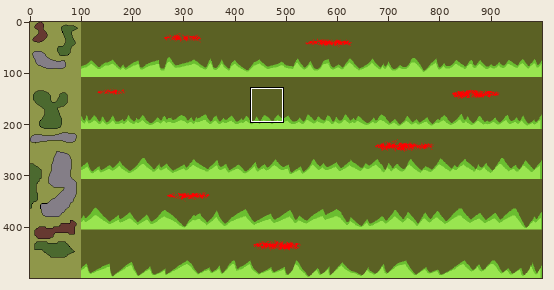
One commit to this pixel-art file: assets/images/game_background/background-1.aseprite. Above, an overview of the earlier version with the close-up marked.
Close-up. Earlier state:
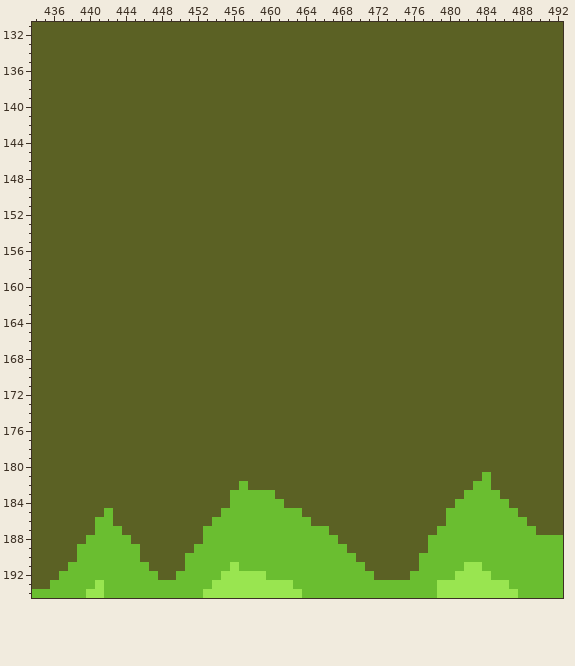
1000x500 pixels, 1 frame. Shown: x 434..492, y 131..194. The commit also changed other parts of the picture, which this record leaves out.
And afterwards:
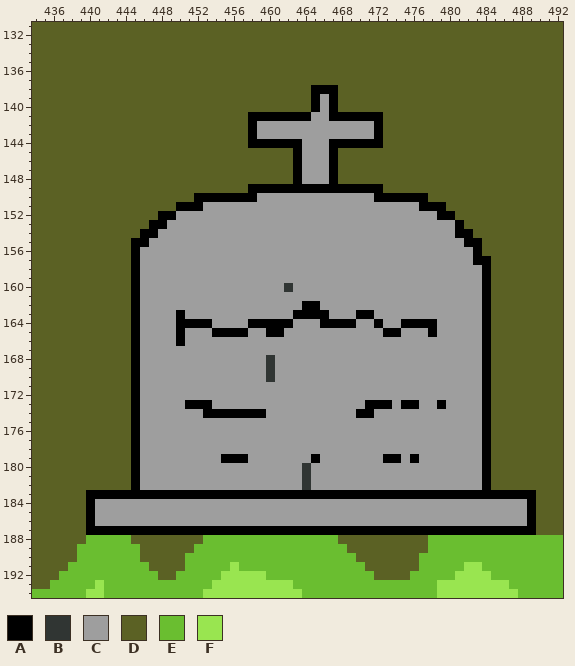
Palette (. is transparent): A #000000  B #303533  C #9e9e9e  D #5b6124  E #6abe30  F #99e550
Diff:
layer "tombstone #3" added
layer "tombstone #4" added
Layer "tombstone #4":
y 138: x 465..467 DDD -> AAA
y 139..140: x 465..467 DDD -> ACA
y 141: x 458..472 DDDDDDDDDDDDDDD -> AAAAAAACCAAAAAA
y 142..143: x 458..472 DDDDDDDDDDDDDDD -> ACCCCCCCCCCCCCA
y 144: x 458..472 DDDDDDDDDDDDDDD -> AAAAAACCCAAAAAA
y 145..148: x 463..467 DDDDD -> ACCCA
y 149: x 458..472 DDDDDDDDDDDDDDD -> AAAAAAAAAAAAAAA
y 150: x 452..477 DDDDDDDDDDDDDDDDDDDDDDDDDD -> AAAAAAACCCCCCCCCCCCCAAAAAA
y 151: x 450..479 DDDDDDDDDDDDDDDDDDDDDDDDDDDDDD -> AAACCCCCCCCCCCCCCCCCCCCCCCCAAA
y 152: x 448..480 DDDDDDDDDDDDDDDDDDDDDDDDDDDDDDDDD -> AACCCCCCCCCCCCCCCCCCCCCCCCCCCCCAA
y 153: x 447..481 DDDDDDDDDDDDDDDDDDDDDDDDDDDDDDDDDDD -> AACCCCCCCCCCCCCCCCCCCCCCCCCCCCCCCCA
y 154: x 446..482 DDDDDDDDDDDDDDDDDDDDDDDDDDDDDDDDDDDDD -> AACCCCCCCCCCCCCCCCCCCCCCCCCCCCCCCCCAA
y 155: x 445..483 DDDDDDDDDDDDDDDDDDDDDDDDDDDDDDDDDDDDDDD -> AACCCCCCCCCCCCCCCCCCCCCCCCCCCCCCCCCCCAA
y 156: x 445..483 DDDDDDDDDDDDDDDDDDDDDDDDDDDDDDDDDDDDDDD -> ACCCCCCCCCCCCCCCCCCCCCCCCCCCCCCCCCCCCCA
y 157: x 445..484 DDDDDDDDDDDDDDDDDDDDDDDDDDDDDDDDDDDDDDDD -> ACCCCCCCCCCCCCCCCCCCCCCCCCCCCCCCCCCCCCAA
y 158..159: x 445..484 DDDDDDDDDDDDDDDDDDDDDDDDDDDDDDDDDDDDDDDD -> ACCCCCCCCCCCCCCCCCCCCCCCCCCCCCCCCCCCCCCA
y 160: x 445..484 DDDDDDDDDDDDDDDDDDDDDDDDDDDDDDDDDDDDDDDD -> ACCCCCCCCCCCCCCCCBCCCCCCCCCCCCCCCCCCCCCA
y 161: x 445..484 DDDDDDDDDDDDDDDDDDDDDDDDDDDDDDDDDDDDDDDD -> ACCCCCCCCCCCCCCCCCCCCCCCCCCCCCCCCCCCCCCA
y 162: x 445..484 DDDDDDDDDDDDDDDDDDDDDDDDDDDDDDDDDDDDDDDD -> ACCCCCCCCCCCCCCCCCCAACCCCCCCCCCCCCCCCCCA
y 163: x 445..484 DDDDDDDDDDDDDDDDDDDDDDDDDDDDDDDDDDDDDDDD -> ACCCCACCCCCCCCCCCCAAAACCCAACCCCCCCCCCCCA
y 164: x 445..484 DDDDDDDDDDDDDDDDDDDDDDDDDDDDDDDDDDDDDDDD -> ACCCCAAAACCCCAAAAACCCAAAACCACCAAAACCCCCA
y 165: x 445..484 DDDDDDDDDDDDDDDDDDDDDDDDDDDDDDDDDDDDDDDD -> ACCCCACCCAAAACCAACCCCCCCCCCCAACCCACCCCCA
y 166: x 445..484 DDDDDDDDDDDDDDDDDDDDDDDDDDDDDDDDDDDDDDDD -> ACCCCACCCCCCCCCCCCCCCCCCCCCCCCCCCCCCCCCA
y 167: x 445..484 DDDDDDDDDDDDDDDDDDDDDDDDDDDDDDDDDDDDDDDD -> ACCCCCCCCCCCCCCCCCCCCCCCCCCCCCCCCCCCCCCA
y 168..170: x 445..484 DDDDDDDDDDDDDDDDDDDDDDDDDDDDDDDDDDDDDDDD -> ACCCCCCCCCCCCCCBCCCCCCCCCCCCCCCCCCCCCCCA
y 171..172: x 445..484 DDDDDDDDDDDDDDDDDDDDDDDDDDDDDDDDDDDDDDDD -> ACCCCCCCCCCCCCCCCCCCCCCCCCCCCCCCCCCCCCCA
y 173: x 445..484 DDDDDDDDDDDDDDDDDDDDDDDDDDDDDDDDDDDDDDDD -> ACCCCCAAACCCCCCCCCCCCCCCCCAAACAACCACCCCA
y 174: x 445..484 DDDDDDDDDDDDDDDDDDDDDDDDDDDDDDDDDDDDDDDD -> ACCCCCCCAAAAAAACCCCCCCCCCAACCCCCCCCCCCCA
y 175..178: x 445..484 DDDDDDDDDDDDDDDDDDDDDDDDDDDDDDDDDDDDDDDD -> ACCCCCCCCCCCCCCCCCCCCCCCCCCCCCCCCCCCCCCA
y 179: x 445..484 DDDDDDDDDDDDDDDDDDDDDDDDDDDDDDDDDDDDDDDD -> ACCCCCCCCCAAACCCCCCCACCCCCCCAACACCCCCCCA
y 180: x 445..484 DDDDDDDDDDDDDDDDDDDDDDDDDDDDDDDDDDDDDDDD -> ACCCCCCCCCCCCCCCCCCBCCCCCCCCCCCCCCCCCCCA
y 181: x 445..484 DDDDDDDDDDDDDDDDDDDDDDDDDDDDDDDDDDDDDDDE -> ACCCCCCCCCCCCCCCCCCBCCCCCCCCCCCCCCCCCCCA
y 182: x 445..484 DDDDDDDDDDDDEDDDDDDDDDDDDDDDDDDDDDDDDDEE -> ACCCCCCCCCCCCCCCCCCBCCCCCCCCCCCCCCCCCCCA
y 183: x 440..489 DDDDDDDDDDDDDDDDEEEEEDDDDDDDDDDDDDDDDDDDDDEEEEDDDD -> AAAAAAAAAAAAAAAAAAAAAAAAAAAAAAAAAAAAAAAAAAAAAAAAAA
y 184: x 440..489 DDDDDDDDDDDDDDDDEEEEEEDDDDDDDDDDDDDDDDDDDEEEEEEDDD -> ACCCCCCCCCCCCCCCCCCCCCCCCCCCCCCCCCCCCCCCCCCCCCCCCA
y 185: x 440..489 DDEDDDDDDDDDDDDEEEEEEEEEDDDDDDDDDDDDDDDDEEEEEEEEDD -> ACCCCCCCCCCCCCCCCCCCCCCCCCCCCCCCCCCCCCCCCCCCCCCCCA
y 186: x 440..489 DEEDDDDDDDDDDDEEEEEEEEEEEDDDDDDDDDDDDDDDEEEEEEEEED -> ACCCCCCCCCCCCCCCCCCCCCCCCCCCCCCCCCCCCCCCCCCCCCCCCA
y 187: x 440..489 DEEEDDDDDDDDDEEEEEEEEEEEEEEDDDDDDDDDDDDEEEEEEEEEEE -> AAAAAAAAAAAAAAAAAAAAAAAAAAAAAAAAAAAAAAAAAAAAAAAAAA
Changed places in both close-ups, as pixel boxes (x1, y1, x2, y2):
changed: (86, 85, 536, 535)
